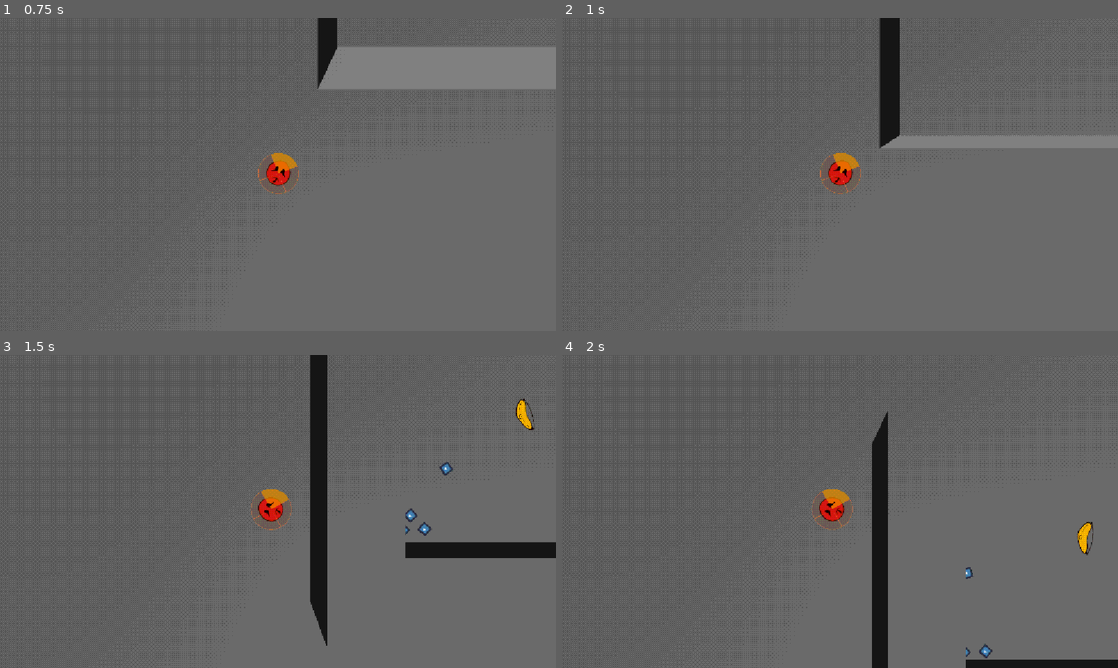
Above: before the commit, frames 1-4 (two rows, left to right).
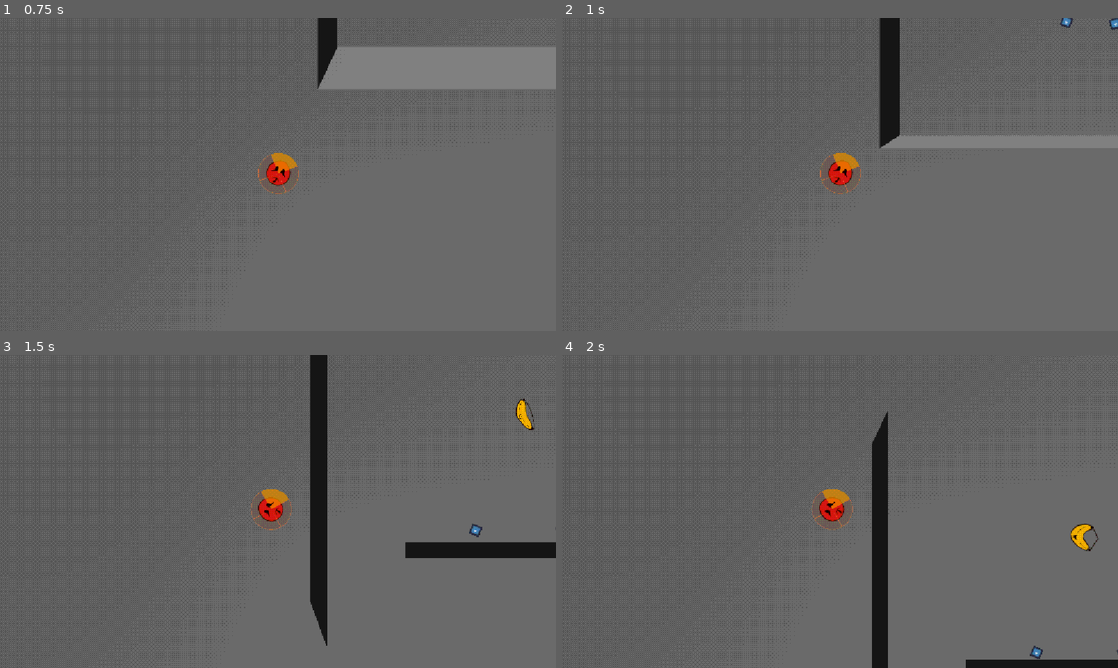
Above: after the commit, the same moments.

Repository: CasualShrub/arrow-head
Game: Godot game, scene res://scenes/1enemy testing.tscn
Same seed, same stepped clock (60 frames per second), same inputs: the game is played once before the commit and once after it. This scene is started directly instead of the project's main scene. The engine's default icon, where the game draws it, is replaced by a stand-in: a white triangle on a blue panel in a dark square.
Inputs (mouse positions are in pixels of both pictures, inside the frame that each line leads up to):
- Up to frame 1 (0.75 s): tap Enter at 0.5 s; move the mouse to (250, 237) at 0.52 s; hold W (move_up) from 0.53 s (still down); hold Space (fire) from 0.53 s (still down); click (250, 237) at 0.67 s
- Up to frame 2 (1 s): keep holding W (move_up); keep holding Space (fire)
- Up to frame 3 (1.5 s): keep holding W (move_up); move the mouse to (444, 558) at 1.27 s; release Space (fire) at 1.28 s; tap R at 1.35 s
- Up to frame 4 (2 s): keep holding W (move_up)

Frame 1 is identical in both runs. In frame 2, 0.1% of the frame differs, in the area x 89-100%, y 0-4%; in frame 3, 0.3%; in frame 4, 0.4%, in the area x 72-100%, y 53-98%.

Commit message:
Update enemy_boss.tscn

Diff:
--- a/scenes/enemies/enemy_boss.tscn
+++ b/scenes/enemies/enemy_boss.tscn
@@ -8,10 +8,9 @@
 [sub_resource type="Resource" id="Resource_pkga2"]
 script = ExtResource("3_dnuh1")
 type = ExtResource("4_dnuh1")
-starting_delay = 0.1
-instance_delay = 0.1
-count = 20
-max_count = 20
+instance_delay = 0.03
+count = 50
+max_count = 70
 spread = 3.14
 max_spread = 3.14
 metadata/_custom_type_script = "uid://r4qbgt6it8lb"
@@ -40,32 +39,40 @@
 [sub_resource type="Resource" id="Resource_2orkc"]
 script = ExtResource("3_dnuh1")
 type = ExtResource("4_dnuh1")
-count = 2
-max_count = 1
-spread = 0.1
+instance_delay = 0.05
+count = 5
+max_count = 10
+offset = -0.4795926535897901
+max_offset = 0.44540734641020974
+individual_offset = true
 metadata/_custom_type_script = "uid://r4qbgt6it8lb"
+
+[sub_resource type="Resource" id="Resource_bfrxa"]
+script = ExtResource("2_2ufu6")
+weight = 3.0
+recovery = 1.0
+instances = Array[ExtResource("3_dnuh1")]([SubResource("Resource_2orkc")])
+metadata/_custom_type_script = "uid://d04k7pxjd2u24"
 
 [sub_resource type="Resource" id="Resource_6k67b"]
 script = ExtResource("3_dnuh1")
 type = ExtResource("4_dnuh1")
-instance_delay = 0.2
-count = 2
-max_count = 1
+count = 10
+spread = 6.28318530717959
 metadata/_custom_type_script = "uid://r4qbgt6it8lb"
 
 [sub_resource type="Resource" id="Resource_cd64a"]
 script = ExtResource("3_dnuh1")
 type = ExtResource("4_dnuh1")
-instance_delay = 0.4
-count = 2
+count = 10
+spread = 6.28318530717959
 metadata/_custom_type_script = "uid://r4qbgt6it8lb"
 
-[sub_resource type="Resource" id="Resource_bfrxa"]
+[sub_resource type="Resource" id="Resource_ybiqc"]
 script = ExtResource("2_2ufu6")
-weight = 5.0
 recovery = 1.0
-instances = Array[ExtResource("3_dnuh1")]([SubResource("Resource_2orkc"), SubResource("Resource_6k67b"), SubResource("Resource_cd64a")])
+instances = Array[ExtResource("3_dnuh1")]([SubResource("Resource_6k67b"), SubResource("Resource_cd64a")])
 metadata/_custom_type_script = "uid://d04k7pxjd2u24"
 
 [node name="Enemy" unique_id=71488470 instance=ExtResource("1_ydy32")]
-patterns = Array[ExtResource("2_2ufu6")]([SubResource("Resource_2elvd"), SubResource("Resource_2ufu6"), SubResource("Resource_bfrxa")])
+patterns = Array[ExtResource("2_2ufu6")]([SubResource("Resource_2elvd"), SubResource("Resource_2ufu6"), SubResource("Resource_bfrxa"), SubResource("Resource_ybiqc")])
